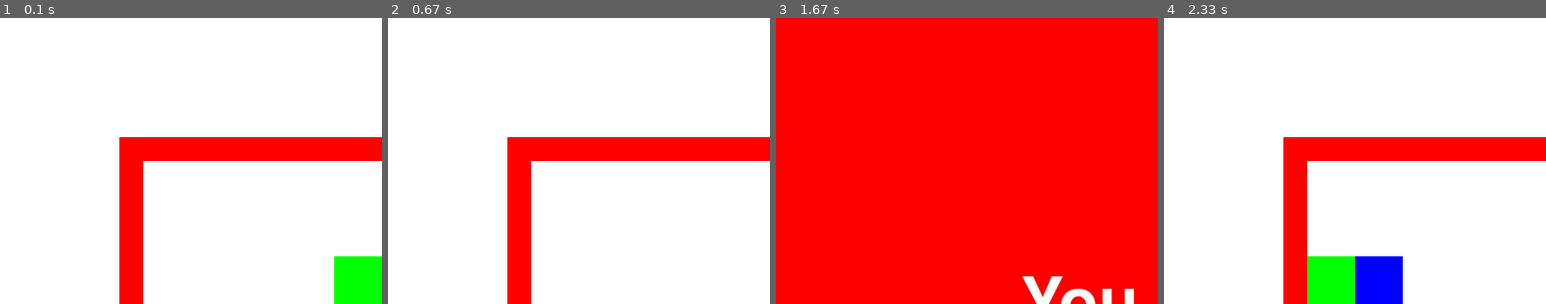
Above: before the commit, frames 1-4 (left to right).
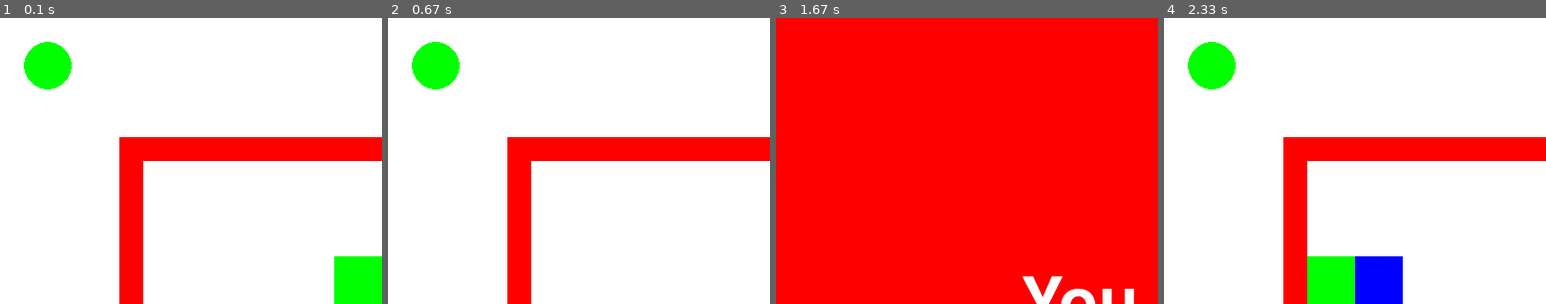
Above: after the commit, the same moments.

Repository: WCI-Computer-Science/pygame
Game: pygame game, started from main.py
Two runs of this game, one before a commit and one after it. Both use one fixed random seed, a clock stepped at 60 frames per second and the inputs below.
Inputs (mouse positions are % of the whole screen's width and height, from its top left):
- Up to frame 1 (0.1 s): no input
- Up to frame 2 (0.67 s): hold D from 0.33 s (still down)
- Up to frame 3 (1.67 s): release D at 0.8 s
- Up to frame 4 (2.33 s): click "Click to try again." at 1.72 s; hold A from 2 s (still down); move the mouse to (50, 56) at 2.03 s
The pictures show only the part of the screen within x 0-50%, y 0-50%; the shares and areas given below are measured in that part.

The runs differ from the first frame. In frame 1, 1.6% of the frame differs, in the area x 6-19%, y 8-25%; in frame 2, 1.6%; in frame 3, nothing differs; in frame 4, 1.6%.

Commit message:
Add winshape

Diff:
--- a/main.py
+++ b/main.py
@@ -76,11 +76,20 @@
 class Wall(pygame.sprite.Sprite):
     def __init__(self, x, y, w, h):
         super().__init__()
-        self.image = pygame.Surface((w, h))
         self.rect = pygame.Rect((x, y), (w, h))
 
     def draw(self, screen):
         pygame.draw.rect(screen, (255, 0, 0), self.rect)
+
+class WinShape(pygame.sprite.Sprite):
+    def __init__(self, centerx, centery, radius):
+        super().__init__()
+        self.center = (centerx, centery)
+        self.radius = radius
+        self.rect = pygame.draw.circle(screen, (0, 255, 0), self.center, self.radius) #pygame.draw returns the bounding box of what it draws, so that's our rect
+
+    def draw(self, screen):
+        pygame.draw.circle(screen, (0, 255, 0), self.center, self.radius)
 
 class MessageScreen():
     def __init__(self, screenwidth, screenheight, win=False):
@@ -122,6 +131,9 @@
 walls.add(Wall(125, 125, 25, HEIGHT-250))
 walls.add(Wall(WIDTH-150, 125, 25, HEIGHT-250))
 
+wins = pygame.sprite.Group()
+wins.add(WinShape(50, 50, 25))
+
 losescreen = MessageScreen(WIDTH, HEIGHT)
 winscreen = MessageScreen(WIDTH, HEIGHT, win=True)
 
@@ -155,6 +167,9 @@
         rects.draw(screen)
         for sprite in walls:
             sprite.draw(screen)
+        for sprite in wins:
+            sprite.draw(screen)
+
     else:
         gamelevel = losescreen.update()
         losescreen.draw(screen)
